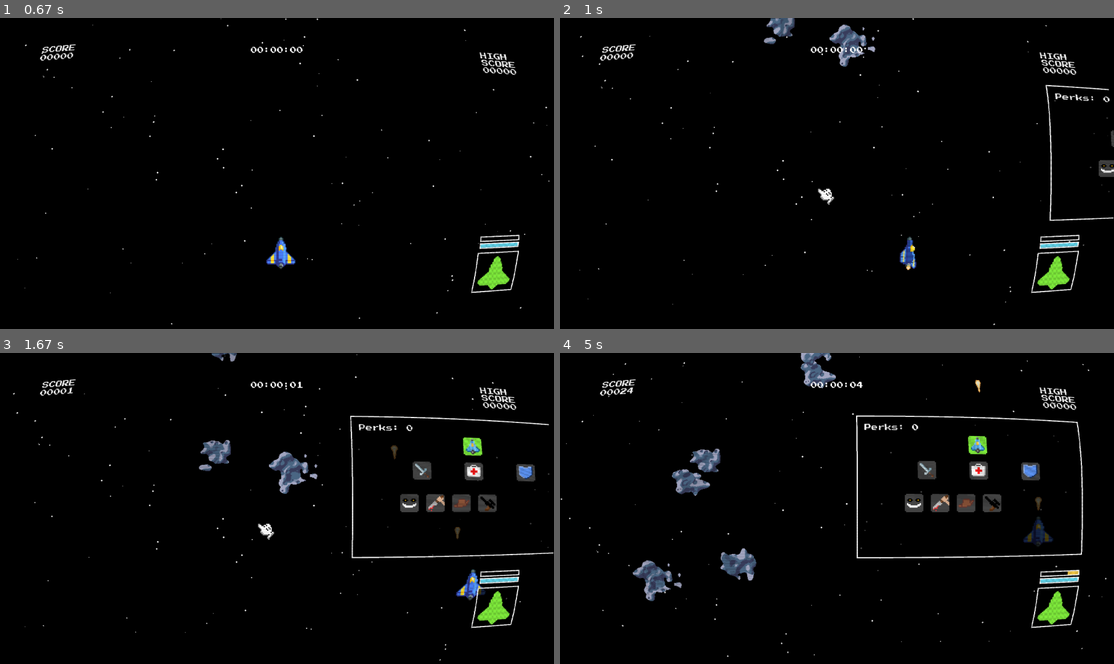
Above: before the commit, frames 1-4 (two rows, left to right).
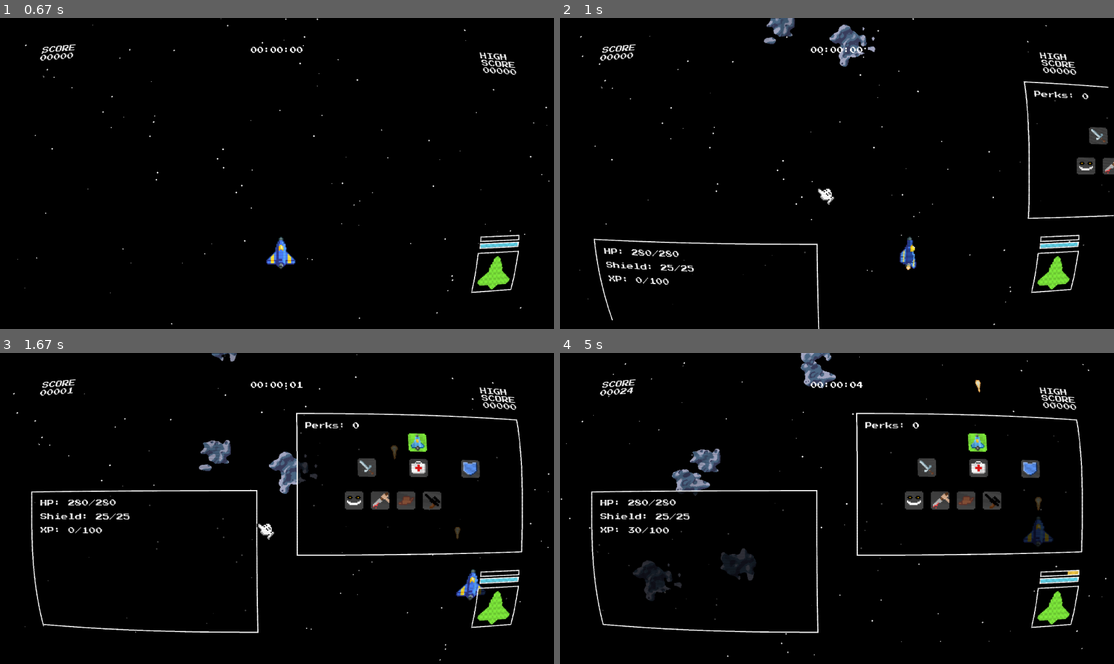
Above: after the commit, the same moments.

Repository: isGoodSoup/astros
Game: pygame game, started from main.py
Two runs of this game, one before a commit and one after it. Both use one fixed random seed, a clock stepped at 60 frames per second and the inputs below.
Inputs (mouse positions are in pixels of both pictures, inside the frame that each line leads up to):
- Up to frame 1 (0.67 s): tap Enter at 0.33 s
- Up to frame 2 (1 s): hold Tab from 0.67 s (still down); hold Right from 0.67 s (still down); move the mouse to (814, 189) at 0.7 s
- Up to frame 3 (1.67 s): release Tab at 1.13 s; release Right at 1.13 s; hold Right 1.17-1.63 s; tap Space at 1.23, 1.53 s
- Up to frame 4 (5 s): hold Up 1.67-1.97 s; tap Space at 1.73, 2.07, 2.37, 2.57, 2.87, 3.13, 3.47, 3.77, 3.9, 4.3, 4.6, 4.97 s; hold Right 2-2.47 s; hold Left 2.5-3.03 s; hold Down 3.07-3.37 s; hold Left 3.4-3.8 s; hold Up 3.83-4.2 s; hold Right 4.23-4.87 s; hold Down from 4.9 s (still down)

Frame 1 is identical in both runs. In frame 2, 2.0% of the frame differs, in the area x 6-100%, y 20-100%; in frame 3, 4.9%, in the area x 5-100%, y 19-91%; in frame 4, 4.1%.

Commit message:
update: tab animations and positioning

Diff:
--- a/main.py
+++ b/main.py
@@ -52,7 +52,8 @@
                     self.running = False
                 elif event.type == pg.KEYDOWN:
                     if event.key == pg.K_RETURN:
-                        game = Game(self.screen_size, self.hud_ratio)
+                        game = Game(self.screen, self.screen_size,
+                                    self.hud_ratio, self.text_font)
                         game.run(self.running, self.clock, self.screen, self.screen_size,
                                  self.hud_padding, self.hud_ratio, self.crt, self.text_font)
                     elif event.key == pg.K_ESCAPE:
@@ -76,7 +77,8 @@
             self.clock.tick(2)
 
 class Game:
-    def __init__(self, screen_size, hud_ratio):
+    def __init__(self, screen, screen_size, hud_ratio,
+                 game_font):
         self.fps = 60
         self.frame = 0
         self.prev_state = None
@@ -170,7 +172,21 @@
         self.survival_bonus = 0
         self.game_over = False
 
-        self.skill_tab = Tab()
+        self.skill_tab = Tab(
+            "assets/ui/skill_tab.png",
+            start_pos=(screen_size[0], 200),
+            content_renderer=self.render_skills_tab
+        )
+        self.skill_tab.set_target(
+            (screen_size[0] - self.skill_tab.width - 100, 200))
+
+        self.stats_tab = Tab(
+            "assets/ui/skill_tab.png",
+            start_pos=(100, screen_size[1]),
+            content_renderer=self.render_stats_tab
+        )
+        self.stats_tab.set_target(
+            (100, screen_size[1] - self.stats_tab.height - 100))
         self.skills = SkillManager()
         self.skills.build_tree(self.skill_tab)
 
@@ -204,6 +220,7 @@
                 elif event.type == pg.KEYDOWN:
                     if event.key == pg.K_TAB:
                         self.skill_tab.active = not self.skill_tab.active
+                        self.stats_tab.active = not self.stats_tab.active
                     if event.key == pg.K_a:
                         if event.mod & pg.KMOD_SHIFT:
                             crt.prog['curvature'].value = max(0.0,
@@ -321,7 +338,32 @@
             for skill in self.skills.skills:
                 skill.is_hovered(mouse_pos)
 
-        self.skill_tab.render(screen, font, self.ship, self.skills)
+        self.stats_tab.render(screen, font)
+        self.skill_tab.render(screen, font)
+
+    def render_skills_tab(self, screen, rect, game_font):
+        perk_points = game_font.render(f"Perks: {self.ship.perk_points}", True,
+                                       (255, 255, 255))
+        screen.blit(perk_points, (rect.x + 40, rect.y + 40))
+
+        for skill in self.skills.skills:
+            x, y = skill.pos
+            frame = pg.transform.scale(skill.current_frame(), (64, 64))
+            skill.rect.topleft = (rect.x + x, rect.y + y)
+            screen.blit(frame, skill.rect)
+            screen.blit(skill.icon_image, skill.rect)
+
+    def render_stats_tab(self, screen, rect, game_font):
+        stats = [
+            f"HP: {self.ship.hitpoints}/{self.ship.max_hitpoints}",
+            f"Shield: {self.ship.shield}/{self.ship.max_shield}",
+            f"XP: {self.ship.xp}/{self.ship.xp_to_next_level}"
+        ]
+        y_offset = 40
+        for stat in stats:
+            text_surface = game_font.render(stat, True, (255, 255, 255))
+            screen.blit(text_surface, (rect.x + 40, rect.y + y_offset))
+            y_offset += 50
 
     @staticmethod
     def set_hud(screen_size, padding):
@@ -480,7 +522,8 @@
         self.explosions.update()
         self.upgrades.update()
         self.floating_numbers.update()
-        self.skill_tab.update(hud_padding)
+        self.skill_tab.update()
+        self.stats_tab.update()
 
         for particle in self.particles[:]:
             particle.update()
--- a/scripts/skill_tab.py
+++ b/scripts/skill_tab.py
@@ -1,42 +1,37 @@
 import pygame
 
 class Tab(pygame.sprite.Sprite):
-    def __init__(self, scale=4):
+    def __init__(self, image_path, start_pos, content_renderer=None, speed=16, scale=4):
         super().__init__()
-        self.image = pygame.image.load("assets/ui/skill_tab.png")
-        self.image = pygame.transform.scale(self.image, (self.image.get_width() * scale,
-            self.image.get_height() * scale))
-        self.rect = self.image.get_rect()
-        self.start_x = pygame.display.Info().current_w
-        self.x = self.start_x
-        self.y = (pygame.display.Info().current_h // 2 -
-                  self.image.get_height() // 2) - 75
+        self.image = pygame.image.load(image_path).convert_alpha()
+        self.image = pygame.transform.scale(
+            self.image,
+            (self.image.get_width() * scale, self.image.get_height() * scale)
+        )
         self.width = self.image.get_width()
         self.height = self.image.get_height()
-        self.speed = 12
+
+        self.rect = self.image.get_rect(topleft=start_pos)
+        self.start_pos = pygame.Vector2(start_pos)
+        self.pos = pygame.Vector2(start_pos)
+        self.target_pos = pygame.Vector2(start_pos)
+        self.speed = speed
         self.active = False
-
+        self.content_renderer = content_renderer
         self.padding = 75
 
-    def update(self, hud_padding):
-        if self.active:
-            target_x = (pygame.display.Info().current_w -
-                        self.image.get_width() - hud_padding)
-            if self.x > target_x:
-                self.x -= self.speed
-        else:
-            if self.x < self.start_x:
-                self.x += self.speed
-        self.rect.topleft = (self.x, self.y)
+    def set_target(self, target_pos):
+        self.target_pos = pygame.Vector2(target_pos)
 
-    def render(self, screen, font, ship, skill_manager):
+    def update(self):
+        dest = self.target_pos if self.active else self.start_pos
+        direction = dest - self.pos
+        if direction.length() > 0:
+            move = direction.normalize() * min(self.speed, direction.length()) # type: ignore
+            self.pos += move
+            self.rect.topleft = (round(self.pos.x), round(self.pos.y))
+
+    def render(self, screen, font=None):
         screen.blit(self.image, self.rect)
-        perk_points = font.render(f"Perks: {ship.perk_points}", True,(255, 255, 255))
-        screen.blit(perk_points, (self.x + self.padding/2, self.y + self.padding // 2))
-
-        for skill in skill_manager.skills:
-            x, y = skill.pos
-            frame = pygame.transform.scale(skill.current_frame(), (64, 64))
-            skill.rect.topleft = (self.x + x, self.y + y)
-            screen.blit(frame, skill.rect)
-            screen.blit(skill.icon_image, skill.rect)
+        if self.content_renderer:
+            self.content_renderer(screen, self.rect, font)
